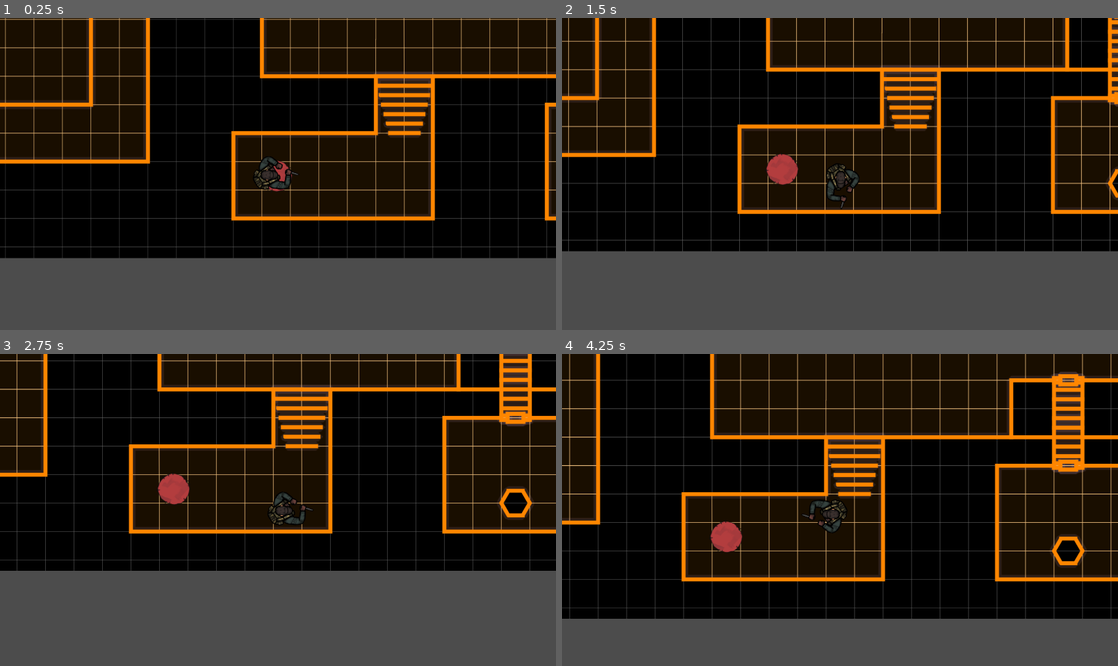
Above: before the commit, frames 1-4 (two rows, left to right).
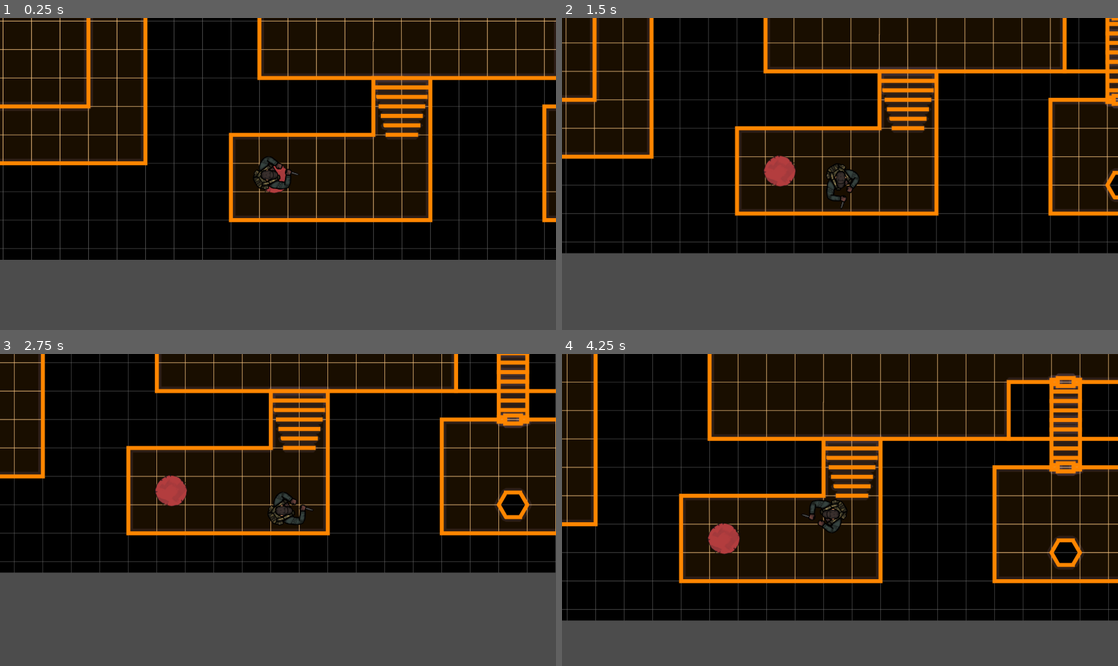
Above: after the commit, the same moments.

Repository: team8-gj001/GameJam001
Game: Godot game, scene res://scenes/main_level/main_level.tscn
Two runs of this game, one before a commit and one after it. Both use one fixed random seed, a clock stepped at 60 frames per second and the inputs below. This scene is started directly instead of the project's main scene.
Inputs:
- Up to frame 1 (0.25 s): no input
- Up to frame 2 (1.5 s): tap Enter at 0.5 s; hold D (move_right) 0.53-1.28 s; hold S (move_down) from 1.28 s (still down)
- Up to frame 3 (2.75 s): release S (move_down) at 2.03 s; hold D (move_right) from 2.03 s (still down)
- Up to frame 4 (4.25 s): release D (move_right) at 2.78 s; hold W (move_up) 2.78-3.53 s; hold A (move_left) from 3.53 s (still down)

The runs differ from the first frame. In frame 1, 14% of the frame differs, in the area x 0-100%, y 0-78%; in frame 2, 14%; in frame 3, 14%; in frame 4, 17%, in the area x 0-100%, y 0-86%.

Commit message:
entire southern region complete

Diff:
--- a/scenes/main_level/main_level.tscn
+++ b/scenes/main_level/main_level.tscn
@@ -6,11 +6,132 @@
 [sub_resource type="RectangleShape2D" id=1]
 extents = Vector2( 105.77, 70.3564 )
 
+[sub_resource type="RectangleShape2D" id=2]
+extents = Vector2( 103.148, 65.9818 )
+
+[sub_resource type="RectangleShape2D" id=3]
+extents = Vector2( 106.528, 72.3704 )
+
+[sub_resource type="RectangleShape2D" id=4]
+extents = Vector2( 106.528, 75.5452 )
+
+[sub_resource type="RectangleShape2D" id=5]
+extents = Vector2( 75.76, 145.539 )
+
+[sub_resource type="RectangleShape2D" id=6]
+extents = Vector2( 69.0253, 35.5378 )
+
+[sub_resource type="RectangleShape2D" id=7]
+extents = Vector2( 71.2704, 37.7827 )
+
+[sub_resource type="RectangleShape2D" id=8]
+extents = Vector2( 35.3513, 71.4567 )
+
+[sub_resource type="RectangleShape2D" id=9]
+extents = Vector2( 66.7803, 73.7014 )
+
+[sub_resource type="RectangleShape2D" id=10]
+extents = Vector2( 71.27, 73.7014 )
+
+[sub_resource type="RectangleShape2D" id=11]
+extents = Vector2( 35.3513, 69.2117 )
+
+[sub_resource type="RectangleShape2D" id=12]
+extents = Vector2( 143.108, 141.049 )
+
+[sub_resource type="RectangleShape2D" id=13]
+extents = Vector2( 118.683, 69.5557 )
+
+[sub_resource type="RectangleShape2D" id=14]
+extents = Vector2( 114.683, 69.5557 )
+
+[sub_resource type="RectangleShape2D" id=15]
+extents = Vector2( 70.6829, 138.261 )
+
+[sub_resource type="RectangleShape2D" id=16]
+extents = Vector2( 102.127, 67.9977 )
+
+[sub_resource type="SegmentShape2D" id=17]
+a = Vector2( 11.5864, -379.421 )
+b = Vector2( 2.59644, 312.797 )
+
+[sub_resource type="SegmentShape2D" id=18]
+a = Vector2( 201.527, 1.65173 )
+b = Vector2( -206.687, 4.17151 )
+
+[sub_resource type="RectangleShape2D" id=19]
+extents = Vector2( 53.8804, 24.4534 )
+
+[sub_resource type="RectangleShape2D" id=20]
+extents = Vector2( 51.8197, 67.2908 )
+
+[sub_resource type="RectangleShape2D" id=21]
+extents = Vector2( 51.8195, 67.2906 )
+
+[sub_resource type="SegmentShape2D" id=22]
+a = Vector2( 412.72, 3.26489 )
+b = Vector2( -426.387, 3.26489 )
+
+[sub_resource type="SegmentShape2D" id=23]
+a = Vector2( -3.05347, -160.525 )
+b = Vector2( -5.57324, 116.658 )
+
+[sub_resource type="SegmentShape2D" id=24]
+a = Vector2( -0.533569, -142.886 )
+b = Vector2( 1.98621, 126.737 )
+
+[sub_resource type="SegmentShape2D" id=25]
+a = Vector2( 4.50598, -140.366 )
+b = Vector2( 4.50598, 129.257 )
+
+[sub_resource type="SegmentShape2D" id=26]
+a = Vector2( -3.05334, -135.326 )
+b = Vector2( -0.533447, 131.777 )
+
+[sub_resource type="RectangleShape2D" id=27]
+extents = Vector2( 211.151, 27.6649 )
+
+[sub_resource type="RectangleShape2D" id=28]
+extents = Vector2( 100.033, 107.035 )
+
+[sub_resource type="RectangleShape2D" id=29]
+extents = Vector2( 212.763, 24.2207 )
+
+[sub_resource type="RectangleShape2D" id=30]
+extents = Vector2( 35.1816, 72.488 )
+
+[sub_resource type="RectangleShape2D" id=31]
+extents = Vector2( 34.9355, 71.8719 )
+
+[sub_resource type="RectangleShape2D" id=32]
+extents = Vector2( 39.1577, 69.1118 )
+
+[sub_resource type="RectangleShape2D" id=33]
+extents = Vector2( 37.6743, 70.3201 )
+
+[sub_resource type="RectangleShape2D" id=34]
+extents = Vector2( 66.4692, 70.1107 )
+
+[sub_resource type="RectangleShape2D" id=35]
+extents = Vector2( 38.0991, 71.9592 )
+
+[sub_resource type="RectangleShape2D" id=36]
+extents = Vector2( 70.3975, 73.1984 )
+
+[sub_resource type="SegmentShape2D" id=37]
+a = Vector2( 133.63, 0.192322 )
+b = Vector2( -141.373, 3.55969 )
+
+[sub_resource type="SegmentShape2D" id=38]
+a = Vector2( 1.60059, -40.2684 )
+b = Vector2( 0.34082, 31.5471 )
+
 [node name="Main Level" type="Node2D"]
 
 [node name="Map man" type="Sprite" parent="."]
-position = Vector2( 1672, -3056 )
+position = Vector2( -1904.75, -809.904 )
 texture = ExtResource( 2 )
+offset = Vector2( 3570.53, -2241.85 )
 
 [node name="Player" parent="." instance=ExtResource( 1 )]
 position = Vector2( -262.318, 94.3182 )
@@ -168,9 +289,277 @@
 [node name="CollisionPolygon2D43" type="CollisionPolygon2D" parent="Nontrapazoids"]
 polygon = PoolVector2Array( -2771.52, -445.575, -2802.95, -427.616, -2800.7, -398.432, -2773.76, -380.473, -2737.85, -400.677, -2737.85, -425.371 )
 
+[node name="CollisionPolygon2D45" type="CollisionPolygon2D" parent="Nontrapazoids"]
+polygon = PoolVector2Array( 1811.9, -757.844, 1784.35, -759.963, 1782.23, -899.812, 1807.66, -899.812, 1818.25, -937.953, 1888.18, -933.715, 1883.94, -904.05, 1953.87, -901.931, 1958.1, -931.596, 2019.55, -929.477, 2025.91, -899.812, 2057.69, -901.931, 2061.93, -770.558, 2028.03, -762.082, 2023.79, -730.298, 1951.75, -723.942, 1951.75, -766.32, 1888.18, -759.963, 1886.06, -730.298, 1811.9, -723.942 )
+
+[node name="CollisionPolygon2D46" type="CollisionPolygon2D" parent="Nontrapazoids"]
+polygon = PoolVector2Array( 2339.51, 2.8501, 2337.39, -26.8149, 2311.96, -20.4581, 2301.37, -88.2638, 2341.63, -98.8584, 2339.51, -175.14, 2311.96, -162.426, 2307.73, -232.351, 2339.51, -236.589, 2341.63, -270.491, 2475.12, -266.254, 2489.95, -245.064, 2515.38, -238.708, 2513.26, -168.783, 2479.36, -162.426, 2483.6, -98.8584, 2519.62, -94.6205, 2515.38, -31.0527, 2485.72, -22.577, 2477.24, 0.731201 )
+
+[node name="CollisionPolygon2D47" type="CollisionPolygon2D" parent="Nontrapazoids"]
+polygon = PoolVector2Array( 2831.1, -543.833, 2896.79, -545.952, 2898.91, -516.287, 3036.64, -518.406, 3038.76, -545.952, 3110.8, -548.071, 3108.68, -200.567, 3036.64, -200.567, 3030.28, -236.589, 2905.26, -236.589, 2898.91, -200.567, 2831.1, -202.686 )
+
+[node name="CollisionPolygon2D48" type="CollisionPolygon2D" parent="Nontrapazoids"]
+polygon = PoolVector2Array( 2727.27, -651.898, 2691.25, -658.255, 2697.61, -789.628, 2723.04, -800.223, 2727.27, -823.531, 2790.84, -821.412, 2799.32, -793.866, 2862.88, -798.104, 2867.12, -827.769, 2926.45, -827.769, 2932.81, -791.747, 2968.83, -800.223, 2977.31, -662.493, 2934.93, -649.779, 2934.93, -617.995, 2869.24, -617.995, 2860.77, -658.255, 2799.32, -658.255, 2795.08, -628.59, 2727.27, -617.995 )
+
+[node name="CollisionPolygon2D44" type="CollisionPolygon2D" parent="Nontrapazoids"]
+polygon = PoolVector2Array( 2339.79, -561.286, 2274.27, -553.727, 2276.79, -898.945, 2342.31, -901.465, 2342.31, -863.667, 2485.94, -866.187, 2478.38, -901.465, 2548.94, -898.945, 2551.45, -556.247, 2480.9, -548.687, 2473.34, -591.525, 2339.79, -586.485 )
+
+[node name="CollisionPolygon2D49" type="CollisionPolygon2D" parent="Nontrapazoids"]
+polygon = PoolVector2Array( -1310.38, -87.8584, -1276.38, -85.8584, -1268.38, -59.8584, -1282.38, -29.8584, -1312.38, -29.8584, -1330.38, -53.8584 )
+
+[node name="CollisionPolygon2D50" type="CollisionPolygon2D" parent="Nontrapazoids"]
+polygon = PoolVector2Array( 681.242, 196.74, 712.671, 196.74, 728.386, 219.19, 710.426, 250.618, 676.752, 252.863, 663.283, 219.19 )
+
+[node name="CollisionPolygon2D51" type="CollisionPolygon2D" parent="Nontrapazoids"]
+polygon = PoolVector2Array( 5691.52, -193.057, 5628.03, -193.057, 5624.85, -129.561, 5559.77, -134.324, 5550.24, -61.3032, 5691.52, -59.7158 )
+
+[node name="CollisionPolygon2D52" type="CollisionPolygon2D" parent="Nontrapazoids"]
+polygon = PoolVector2Array( 5120.06, -718.487, 5151.8, -716.9, 5166.09, -688.327, 5147.04, -656.579, 5115.29, -658.166, 5101.01, -686.739 )
+
 [node name="StaticBody2D" type="StaticBody2D" parent="."]
 position = Vector2( -2266.81, -403.2 )
 
 [node name="CollisionShape2D" type="CollisionShape2D" parent="StaticBody2D"]
 position = Vector2( 24.6941, -5.61237 )
 shape = SubResource( 1 )
+
+[node name="StaticBody2D2" type="StaticBody2D" parent="."]
+position = Vector2( -2253.9, -130.206 )
+
+[node name="CollisionShape2D" type="CollisionShape2D" parent="StaticBody2D2"]
+position = Vector2( 6.34961, -3.1748 )
+shape = SubResource( 2 )
+
+[node name="StaticBody2D3" type="StaticBody2D" parent="."]
+position = Vector2( -1898.53, -130.167 )
+
+[node name="CollisionShape2D" type="CollisionShape2D" parent="StaticBody2D3"]
+position = Vector2( 6.34949, 0 )
+shape = SubResource( 3 )
+
+[node name="StaticBody2D4" type="StaticBody2D" parent="."]
+position = Vector2( -1904.88, -403.2 )
+
+[node name="CollisionShape2D" type="CollisionShape2D" parent="StaticBody2D4"]
+position = Vector2( 12.6992, -9.52441 )
+shape = SubResource( 4 )
+
+[node name="StaticBody2D5" type="StaticBody2D" parent="."]
+position = Vector2( -1441.24, -1037.15 )
+
+[node name="CollisionShape2D" type="CollisionShape2D" parent="StaticBody2D5"]
+shape = SubResource( 5 )
+
+[node name="StaticBody2D6" type="StaticBody2D" parent="."]
+position = Vector2( -1724.1, -1147.16 )
+
+[node name="CollisionShape2D" type="CollisionShape2D" parent="StaticBody2D6"]
+position = Vector2( 4.48987, 0 )
+shape = SubResource( 6 )
+
+[node name="StaticBody2D7" type="StaticBody2D" parent="."]
+
+[node name="CollisionShape2D" type="CollisionShape2D" parent="StaticBody2D7"]
+position = Vector2( -1719.61, -933.888 )
+shape = SubResource( 7 )
+
+[node name="StaticBody2D8" type="StaticBody2D" parent="."]
+position = Vector2( -1403.08, -347.963 )
+
+[node name="CollisionShape2D" type="CollisionShape2D" parent="StaticBody2D8"]
+position = Vector2( 0, 4.48987 )
+shape = SubResource( 8 )
+
+[node name="StaticBody2D9" type="StaticBody2D" parent="."]
+position = Vector2( -1153.89, -336.739 )
+
+[node name="CollisionShape2D" type="CollisionShape2D" parent="StaticBody2D9"]
+position = Vector2( -4.48987, -4.48987 )
+shape = SubResource( 9 )
+
+[node name="StaticBody2D10" type="StaticBody2D" parent="."]
+position = Vector2( -877.765, -336.739 )
+
+[node name="CollisionShape2D" type="CollisionShape2D" parent="StaticBody2D10"]
+shape = SubResource( 10 )
+
+[node name="StaticBody2D11" type="StaticBody2D" parent="."]
+position = Vector2( -630.823, -334.494 )
+
+[node name="CollisionShape2D" type="CollisionShape2D" parent="StaticBody2D11"]
+shape = SubResource( 11 )
+
+[node name="StaticBody2D12" type="StaticBody2D" parent="."]
+position = Vector2( -808.173, -895.725 )
+
+[node name="CollisionShape2D" type="CollisionShape2D" parent="StaticBody2D12"]
+position = Vector2( 0, -4.48987 )
+shape = SubResource( 12 )
+
+[node name="StaticBody2D13" type="StaticBody2D" parent="."]
+position = Vector2( 260, -376 )
+
+[node name="CollisionShape2D" type="CollisionShape2D" parent="StaticBody2D13"]
+shape = SubResource( 13 )
+
+[node name="StaticBody2D14" type="StaticBody2D" parent="."]
+position = Vector2( 404, -716 )
+
+[node name="CollisionShape2D" type="CollisionShape2D" parent="StaticBody2D14"]
+position = Vector2( -4, -4 )
+shape = SubResource( 14 )
+
+[node name="StaticBody2D15" type="StaticBody2D" parent="."]
+position = Vector2( 632, -508 )
+
+[node name="CollisionShape2D" type="CollisionShape2D" parent="StaticBody2D15"]
+position = Vector2( -4, -8 )
+shape = SubResource( 15 )
+
+[node name="StaticBody2D16" type="StaticBody2D" parent="."]
+position = Vector2( 844, -476 )
+
+[node name="CollisionShape2D" type="CollisionShape2D" parent="StaticBody2D16"]
+position = Vector2( -8, -4 )
+shape = SubResource( 16 )
+
+[node name="StaticBody2D17" type="StaticBody2D" parent="."]
+position = Vector2( -251.716, -665.248 )
+
+[node name="CollisionShape2D" type="CollisionShape2D" parent="StaticBody2D17"]
+position = Vector2( 0, 4.75684 )
+shape = SubResource( 17 )
+
+[node name="StaticBody2D18" type="StaticBody2D" parent="."]
+position = Vector2( -41.0858, -1044.12 )
+
+[node name="CollisionShape2D" type="CollisionShape2D" parent="StaticBody2D18"]
+shape = SubResource( 18 )
+
+[node name="StaticBody2D19" type="StaticBody2D" parent="."]
+position = Vector2( -204.107, -881.945 )
+
+[node name="CollisionShape2D" type="CollisionShape2D" parent="StaticBody2D19"]
+position = Vector2( 7.55945, 2.5199 )
+shape = SubResource( 19 )
+
+[node name="StaticBody2D20" type="StaticBody2D" parent="."]
+position = Vector2( 614.842, -133.552 )
+
+[node name="CollisionShape2D" type="CollisionShape2D" parent="StaticBody2D20"]
+position = Vector2( -12.5994, 0 )
+shape = SubResource( 20 )
+
+[node name="StaticBody2D21" type="StaticBody2D" parent="."]
+position = Vector2( 788.711, -131.032 )
+
+[node name="CollisionShape2D" type="CollisionShape2D" parent="StaticBody2D21"]
+shape = SubResource( 21 )
+
+[node name="StaticBody2D22" type="StaticBody2D" parent="."]
+position = Vector2( -1010.46, 7.55945 )
+
+[node name="CollisionShape2D" type="CollisionShape2D" parent="StaticBody2D22"]
+shape = SubResource( 22 )
+
+[node name="StaticBody2D23" type="StaticBody2D" parent="."]
+position = Vector2( -594.683, -108.353 )
+
+[node name="CollisionShape2D" type="CollisionShape2D" parent="StaticBody2D23"]
+shape = SubResource( 23 )
+
+[node name="StaticBody2D24" type="StaticBody2D" parent="."]
+position = Vector2( -876.905, -118.433 )
+
+[node name="CollisionShape2D" type="CollisionShape2D" parent="StaticBody2D24"]
+shape = SubResource( 24 )
+
+[node name="StaticBody2D25" type="StaticBody2D" parent="."]
+position = Vector2( -1159.13, -123.472 )
+
+[node name="CollisionShape2D" type="CollisionShape2D" parent="StaticBody2D25"]
+shape = SubResource( 25 )
+
+[node name="StaticBody2D26" type="StaticBody2D" parent="."]
+position = Vector2( -1431.27, -128.512 )
+
+[node name="CollisionShape2D" type="CollisionShape2D" parent="StaticBody2D26"]
+position = Vector2( -5.03967, 2.5199 )
+shape = SubResource( 26 )
+
+[node name="StaticBody2D27" type="StaticBody2D" parent="."]
+position = Vector2( 1914.41, -206.362 )
+
+[node name="CollisionShape2D" type="CollisionShape2D" parent="StaticBody2D27"]
+position = Vector2( 3.5636, -1.7818 )
+shape = SubResource( 27 )
+
+[node name="StaticBody2D28" type="StaticBody2D" parent="."]
+position = Vector2( 1787.41, -339.704 )
+
+[node name="CollisionShape2D" type="CollisionShape2D" parent="StaticBody2D28"]
+position = Vector2( 12.6992, 3.1748 )
+shape = SubResource( 28 )
+
+[node name="StaticBody2D29" type="StaticBody2D" parent="."]
+position = Vector2( 1926.52, -456.656 )
+
+[node name="CollisionShape2D" type="CollisionShape2D" parent="StaticBody2D29"]
+position = Vector2( -1.25989, -3.77975 )
+shape = SubResource( 29 )
+
+[node name="StaticBody2D30" type="StaticBody2D" parent="."]
+position = Vector2( 4752.97, -543.447 )
+
+[node name="CollisionShape2D" type="CollisionShape2D" parent="StaticBody2D30"]
+position = Vector2( -1.33447, -1.33484 )
+shape = SubResource( 30 )
+
+[node name="StaticBody2D31" type="StaticBody2D" parent="."]
+position = Vector2( 4750.55, -263.747 )
+
+[node name="CollisionShape2D" type="CollisionShape2D" parent="StaticBody2D31"]
+shape = SubResource( 31 )
+
+[node name="StaticBody2D32" type="StaticBody2D" parent="."]
+position = Vector2( 4959.9, -541.484 )
+
+[node name="CollisionShape2D" type="CollisionShape2D" parent="StaticBody2D32"]
+shape = SubResource( 32 )
+
+[node name="StaticBody2D33" type="StaticBody2D" parent="."]
+position = Vector2( 4960.05, -265.299 )
+
+[node name="CollisionShape2D" type="CollisionShape2D" parent="StaticBody2D33"]
+shape = SubResource( 33 )
+
+[node name="StaticBody2D34" type="StaticBody2D" parent="."]
+position = Vector2( 5625.05, -543.608 )
+
+[node name="CollisionShape2D" type="CollisionShape2D" parent="StaticBody2D34"]
+shape = SubResource( 34 )
+
+[node name="StaticBody2D35" type="StaticBody2D" parent="."]
+position = Vector2( 5169.26, -405.243 )
+
+[node name="CollisionShape2D" type="CollisionShape2D" parent="StaticBody2D35"]
+shape = SubResource( 35 )
+
+[node name="StaticBody2D36" type="StaticBody2D" parent="."]
+position = Vector2( 5624.3, -257.963 )
+
+[node name="CollisionShape2D" type="CollisionShape2D" parent="StaticBody2D36"]
+position = Vector2( 1.58691, -6.34961 )
+shape = SubResource( 36 )
+
+[node name="StaticBody2D37" type="StaticBody2D" parent="."]
+position = Vector2( 5839.44, -687.294 )
+
+[node name="CollisionShape2D" type="CollisionShape2D" parent="StaticBody2D37"]
+shape = SubResource( 37 )
+
+[node name="StaticBody2D38" type="StaticBody2D" parent="."]
+position = Vector2( 5974.55, -719.415 )
+
+[node name="CollisionShape2D" type="CollisionShape2D" parent="StaticBody2D38"]
+shape = SubResource( 38 )
Not shown: 1 places in scenes/main_level/main_level.tscn that only renumber resources
